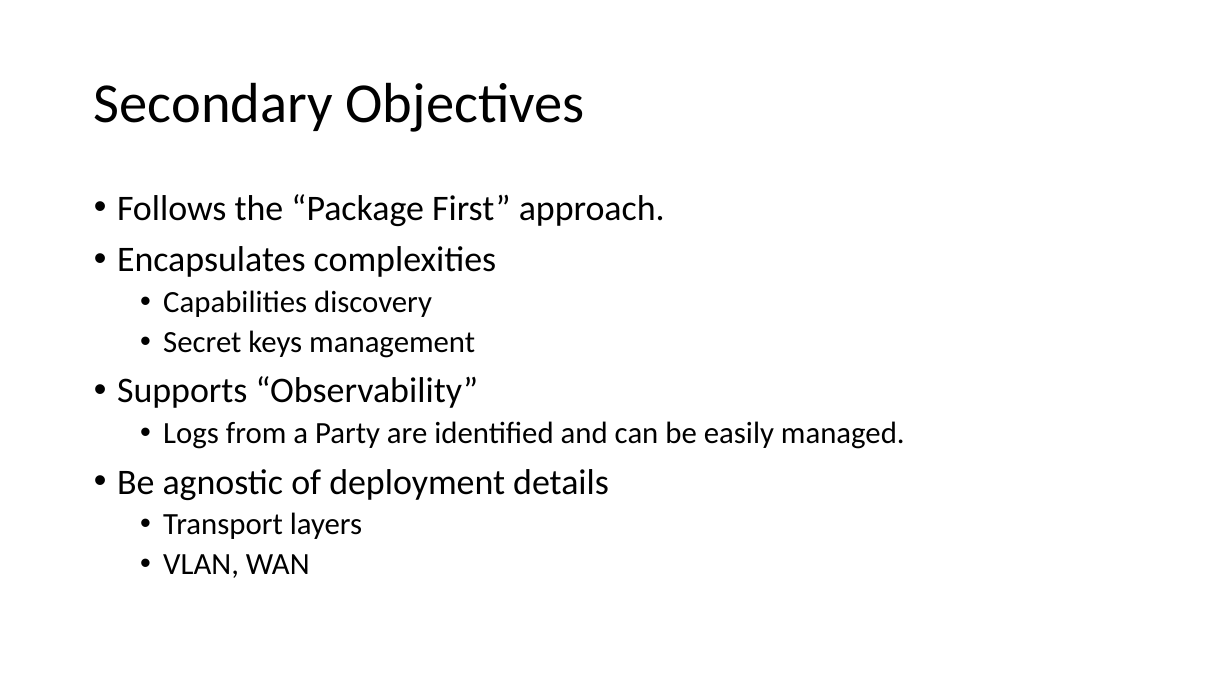
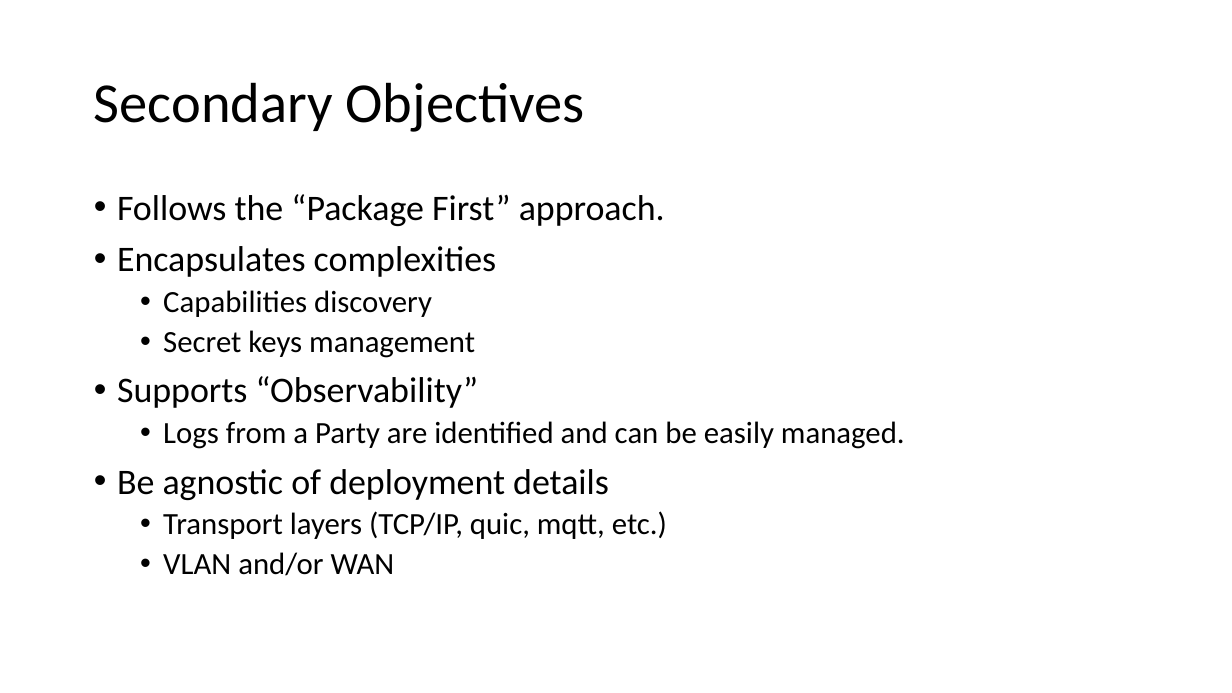
Before and after one commit to signature-opensource/CK-AppIdentity-Transport, a slide deck: slide 3 of Doc/CK-AppIdentity.pptx. Drawn at 1232x693 pixels with LibreOffice and Linux fonts; fonts in the diff are those of the drawing. Boxes give left, top, right and bottom in pixels: in the first picture for what was removed or moved away, otherwise in the second. Text is boxed around its words. In the diff, an @@ line names an element or a change of style, - is before the commit and + after.

```diff
--- a/Doc/CK-AppIdentity.pptx
+++ b/Doc/CK-AppIdentity.pptx
@@ text at (163, 511, 667, 576): text changed @@
-  • Transport layers
-  • VLAN, WAN
+  • Transport layers (TCP/IP, quic, mqtt, etc.)
+  • VLAN and/or WAN
```
Also in this commit, not shown: 2 other slides changed, 14 slides added, 1 slide removed, 22 other files.
